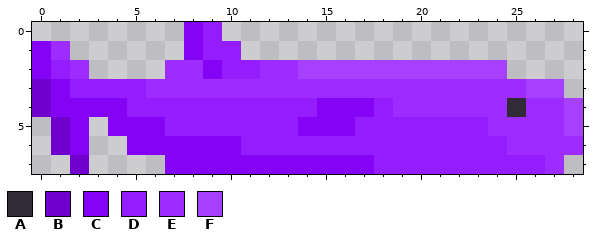
Two versions of one pixel-art file, assets/fish2.aseprite. Above is the file before it was changed.
29x8 pixels, 1 frame.
Palette (. is transparent): A #312b37  B #6f00cd  C #8503f4  D #951cfc  E #9e2bff  F #a73fff
Pixels before, first column x 0:
0 ........CD...................
1 CE......CDD..................
2 CDE....EECDDEEFFFFFFFFFFF....
3 BCDDDDEEEEEEEEEEEEEEEEEEEEFF.
4 BCCCCDDDDDDDDDDCCCDEEEEEEAEEF
5 .BC.CCCDDDDDDDCCCDDDDDDDEEEEF
6 .BC..CCCCCCDDDDDDDDDDDDDDEEEE
7 ..B....CCCCCCCCCCCDDDDDDDDDE.
Once edited:
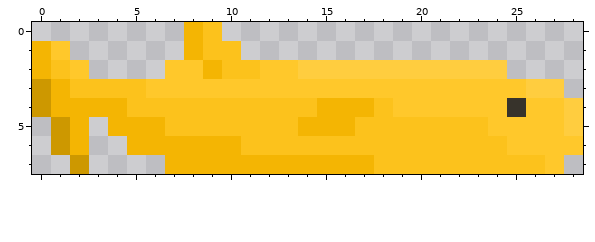
Diff:
Colour A changes from #312b37 to #37332b.
Colour B changes from #6f00cd to #cd9800.
Colour C changes from #8503f4 to #f4b503.
Colour D changes from #951cfc to #fcc21c.
Colour E changes from #9e2bff to #ffc82b.
Colour F changes from #a73fff to #ffcd3f.
Pixel boxes of the changes (left, top, right, bottom) in both pictures:
changed: (32, 22, 583, 174)
